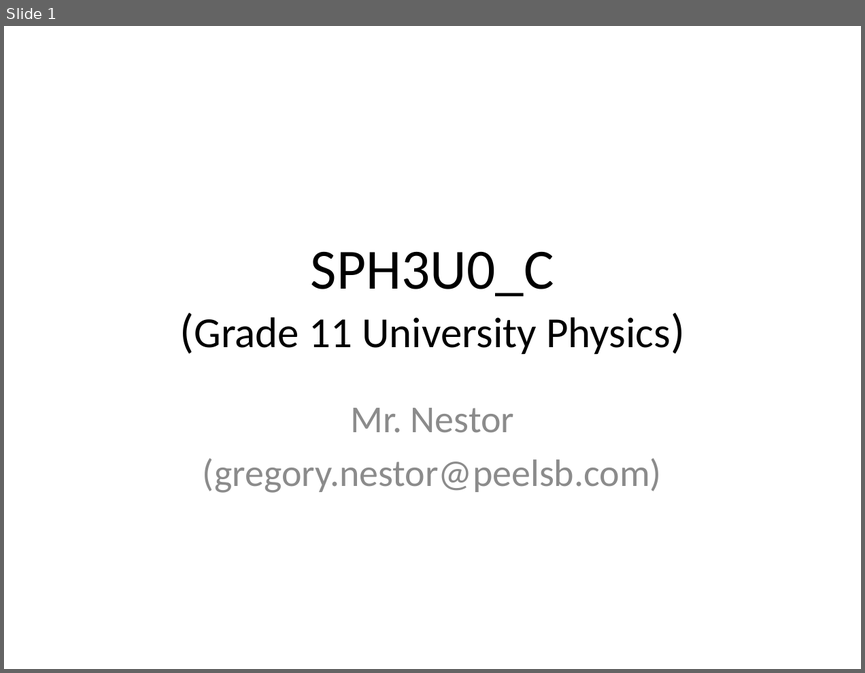
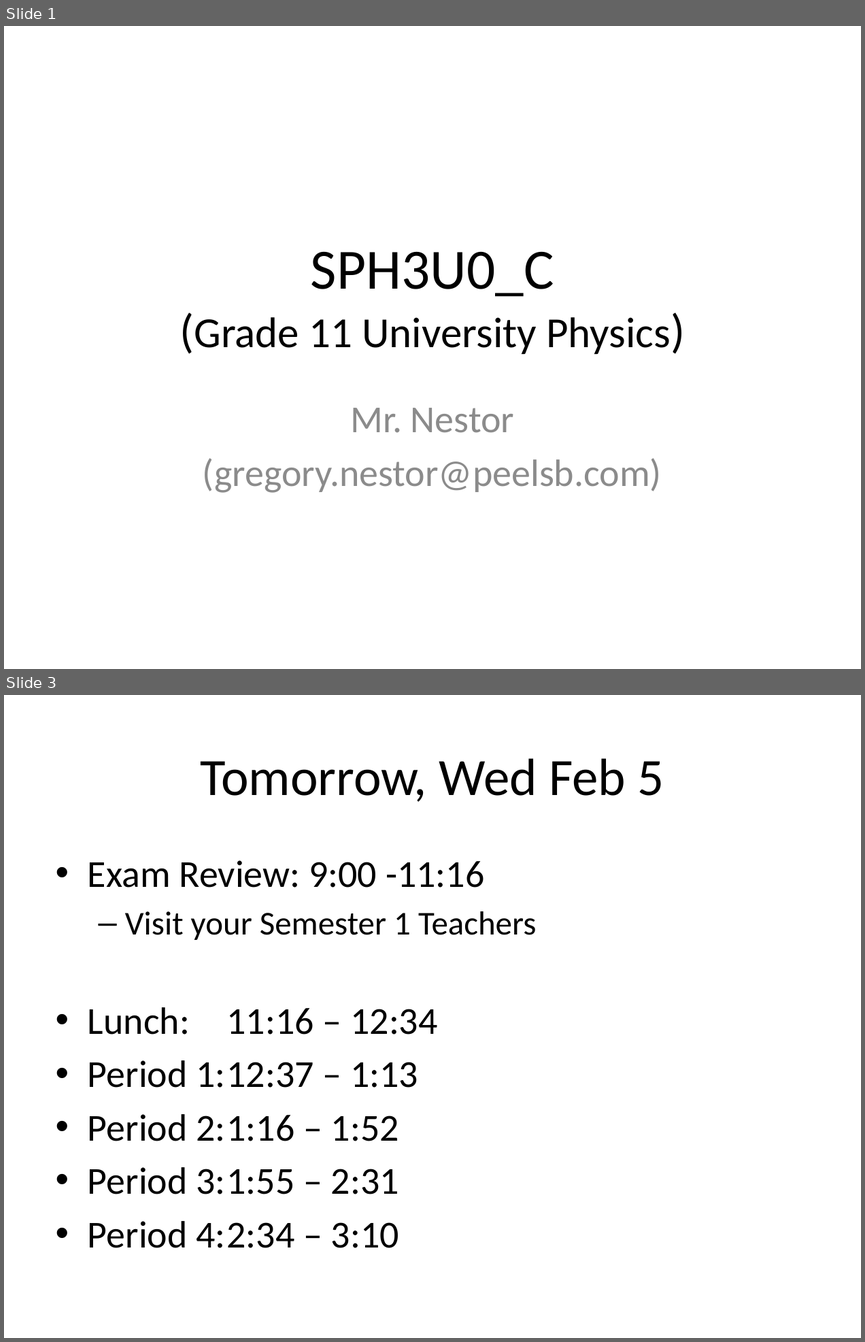
Before and after one commit to Greg5519/SPH3U0, a slide deck: Daily Agendas/Day1.2_DidYouCatchIt.pptx. Shown one above the other, each under a label of ours: slide 1 before the commit, slides 1 and 3 after it; the slides between them are not shown. The pictures are 865x673 and 865x1342 pixels, drawn with LibreOffice and Linux fonts; fonts in the diff are those of the drawing. Boxes give left, top, right and bottom in pixels: in the first picture for what was removed or moved away, otherwise in the second. Text is boxed around its words. In the diff, an @@ line names an element or a change of style, - is before the commit and + after.

```diff
--- a/Daily Agendas/Day1.2_DidYouCatchIt.pptx
+++ b/Daily Agendas/Day1.2_DidYouCatchIt.pptx
@@ slide 3 added at [4, 695, 861, 1338], background #FFFFFF @@
@@ title added at [200, 758, 664, 802], 44 pt, text #000000 @@
+Tomorrow, Wed Feb 5
@@ text added at [88, 860, 536, 1248], 32 pt, text #000000 @@
+• Exam Review: 9:00 -11:16
+  – Visit your Semester 1 Teachers
+• Lunch: 11:16 – 12:34
+• Period 1: 12:37 – 1:13
+• Period 2: 1:16 – 1:52
+• Period 3: 1:55 – 2:31
+• Period 4: 2:34 – 3:10
```
Also in this commit, not shown: 1 slide changed.
